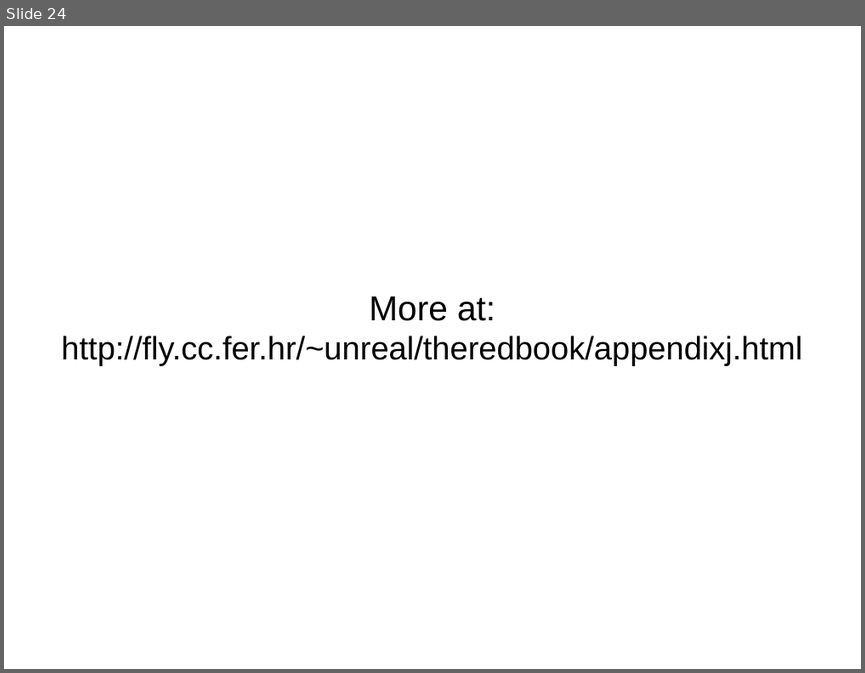
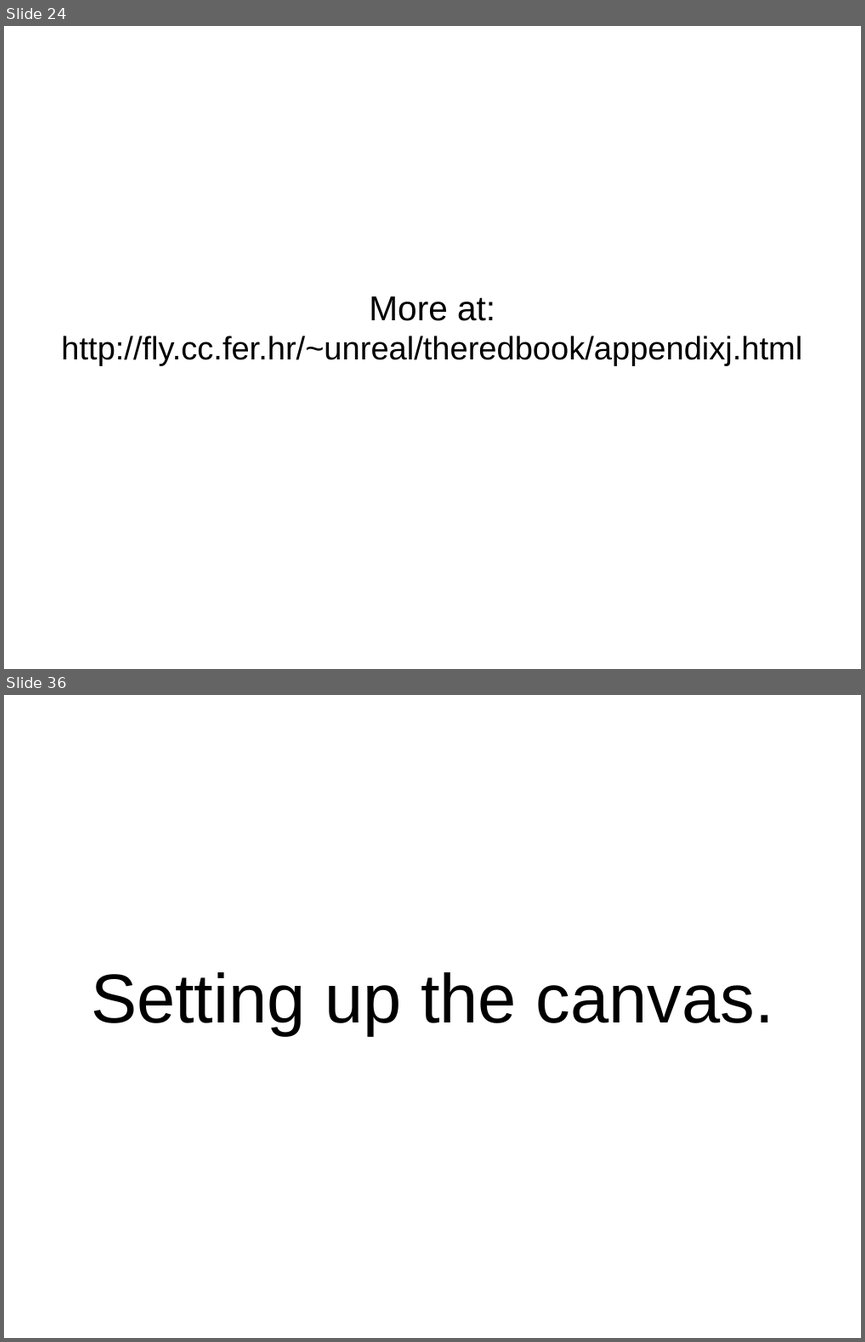
Before and after one commit to plumenator/code, a slide deck: opengl/tutorial/OpenGL Tutorial.odp. Shown one above the other, each under a label of ours: slide 24 before the commit, slides 24 and 36 after it; the slides between them are not shown. The pictures are 865x673 and 865x1342 pixels, drawn with LibreOffice and Linux fonts; fonts in the diff are those of the drawing. Boxes give left, top, right and bottom in pixels: in the first picture for what was removed or moved away, otherwise in the second. Text is boxed around its words. In the diff, an @@ line names an element or a change of style, - is before the commit and + after.

```diff
--- a/opengl/tutorial/OpenGL Tutorial.odp
+++ b/opengl/tutorial/OpenGL Tutorial.odp
@@ slide 36 added at [4,695,861,1338], background #FFFFFF @@
@@ subtitle added at [91,972,774,1035], 64 pt, text #000000 @@
+Setting up the canvas.
```
Also in this commit, not shown: 18 other slides added, 1 slide removed.
